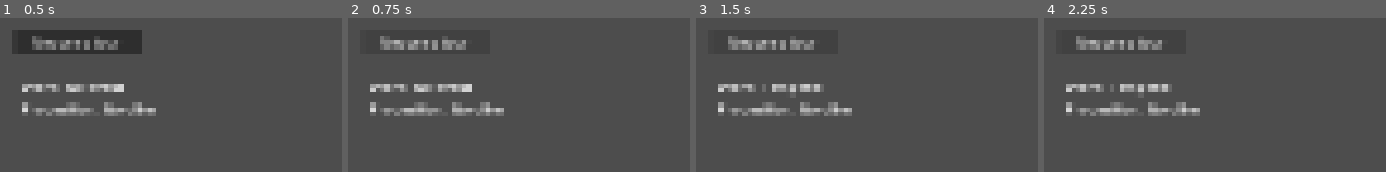
Above: before the commit, frames 1-4 (left to right).
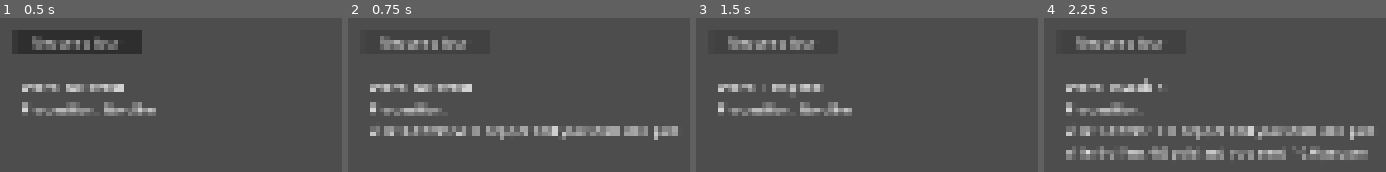
Above: after the commit, the same moments.

Repository: SharkyBSA/RDVH-2026
Game: Godot game, scene res://tests/turn_manager/TestTurnManager.tscn
Same seed, same stepped clock (60 frames per second), same inputs: the game is played once before the commit and once after it. This scene is started directly instead of the project's main scene.
Inputs:
- Up to frame 1 (0.5 s): no input
- Up to frame 2 (0.75 s): click "Nouveau tour" at 0.5 s
- Up to frame 3 (1.5 s): click "Nouveau tour" at 1.25 s
- Up to frame 4 (2.25 s): click "Nouveau tour" at 2 s

Frame 1 is identical in both runs. In frame 2, 5.5% of the frame differs, in the area x 6-97%, y 54-80%; in frame 3, nothing differs; in frame 4, 11%, in the area x 6-97%, y 38-93%.
Error before the commit: Invalid access to property or key 'receive_amount' on a base object of type 'Resource (TownOffer)'. (res://tests/turn_manager/test_turn_manager.gd:36)

Commit message:
proposition reverted

Diff:
--- a/alice/turn_mgr/town_offer/town_proposition.gd
+++ b/alice/turn_mgr/town_offer/town_proposition.gd
@@ -4,9 +4,10 @@
 class_name TownOffer
 
 @export var town : int = -1
-@export var resource : String = ""
-## Negative means that it buys
-@export var amount : int = 0
+@export var res_to_send : String = ""
+@export var send_amount : float = 0
+@export var res_to_receive : String = ""
+@export var receive_amount : float = 0
 
-#func convert_offer(offer_send_amount: int)->int:
-	#return offer_send_amount*receive_amount/send_amount
+func convert_offer(offer_send_amount: float)->float:
+	return offer_send_amount*receive_amount/send_amount
--- a/baptiste/main.tscn
+++ b/baptiste/main.tscn
@@ -12,20 +12,13 @@
 [ext_resource type="Script" uid="uid://8gf4q40bt0ms" path="res://baptiste/trade_window.gd" id="4_pdaul"]
 [ext_resource type="Texture2D" uid="uid://cnvf8yuxfkx0o" path="res://assets/transport/boat.png" id="5_pdaul"]
 
-[sub_resource type="Resource" id="Resource_iunt3"]
-script = ExtResource("2_ekwjs")
-target_town = 2
-type = 3
-turn = 1
-metadata/_custom_type_script = "uid://dji1gvea14ls8"
-
 [sub_resource type="Resource" id="Resource_wj50k"]
 script = ExtResource("3_n0y6q")
-events = Array[ExtResource("2_ekwjs")]([SubResource("Resource_iunt3")])
 metadata/_custom_type_script = "uid://drfbg3jb0nf5x"
 
 [sub_resource type="Resource" id="Resource_5iygx"]
 script = ExtResource("4_ekwjs")
+town = 1
 metadata/_custom_type_script = "uid://76olk5l6av78"
 
 [sub_resource type="Resource" id="Resource_ekwjs"]
--- a/baptiste/trade_window.gd
+++ b/baptiste/trade_window.gd
@@ -1,6 +1,7 @@
 extends Control
 
 var trade_amount := 0
+var guard_amount := 0
 
 func _ready():
 	for town in %TownManager.get_children():
@@ -19,6 +20,7 @@
 	trade_amount = 0
 	%TradeLabel.text = "0"
 
+
 # Closes the windw
 func _on_exit_button_pressed():
 	var tween = create_tween()
